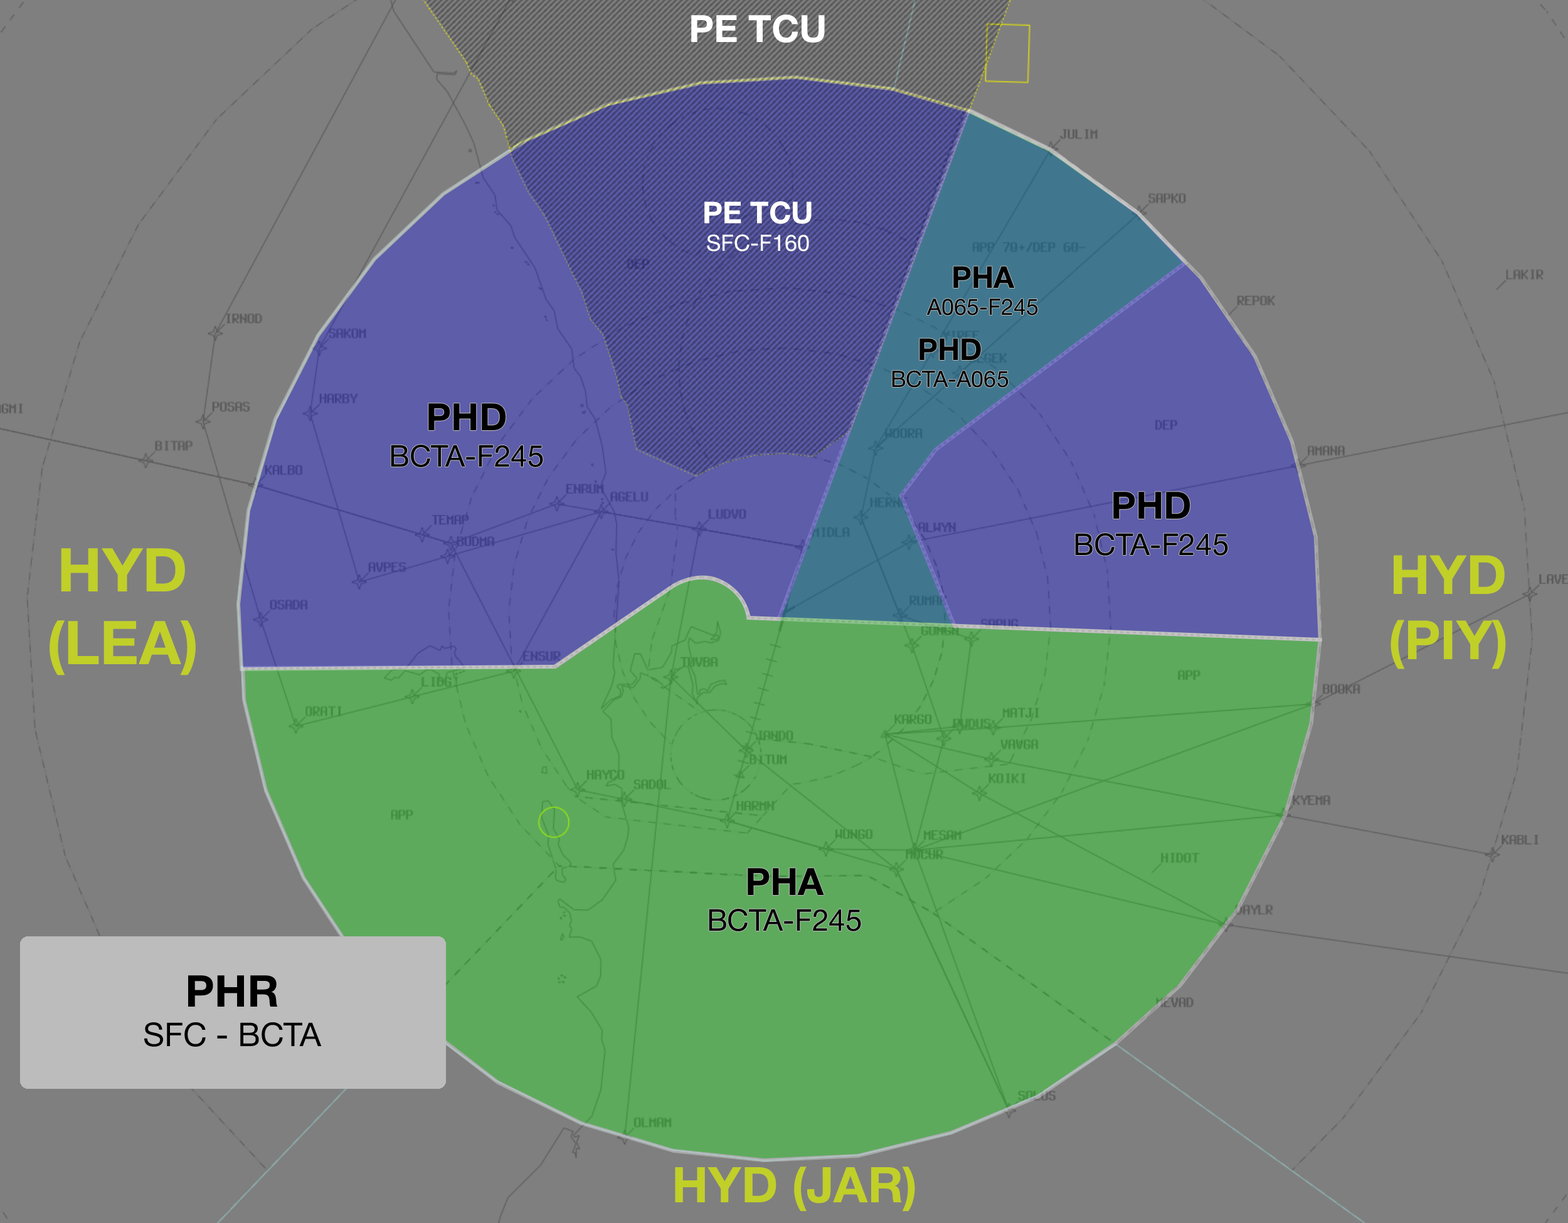
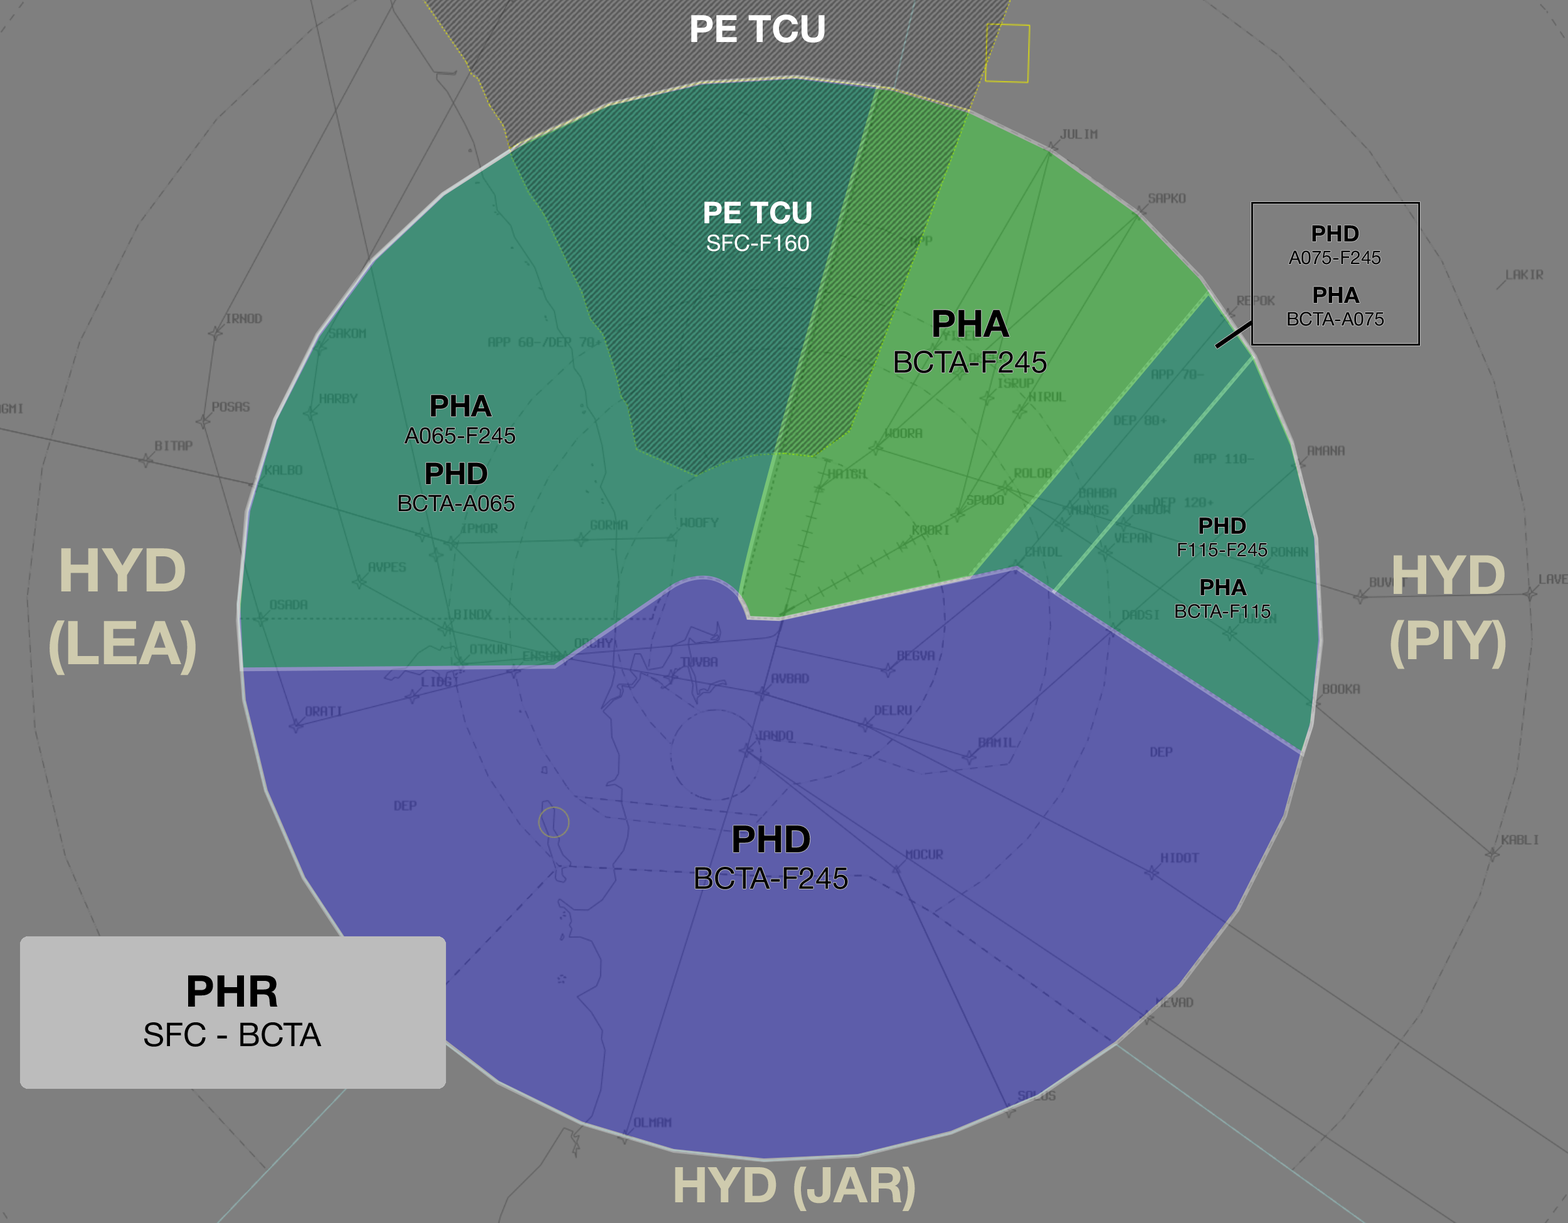
Two versions of the same layered image (1568x1223). Layer-by-layer changes:
painted on "HYD (PIY)" over [1390, 555, 1506, 670]
painted on "HYD (LEA)" over [49, 548, 196, 676]
painted on "HYD (JAR)" over [674, 1166, 916, 1212]
hid group "0306" (1st of 2) (10 layers) over [49, 0, 1568, 1223]
painted on "PHD" (1st of 2, in "0306" › "Shading") over [328, 112, 670, 653]
painted on "PHA" (1st of 2, in "0306" › "Shading") over [509, 577, 716, 1121]
showed group "2124" (1st of 2) (17 layers) over [49, 0, 1568, 1223]
painted on "PHA" (2nd of 2, in "2124" › "Shading") over [571, 587, 669, 654]
painted on "PHD" (2nd of 2, in "2124" › "Shading") over [238, 205, 744, 778]